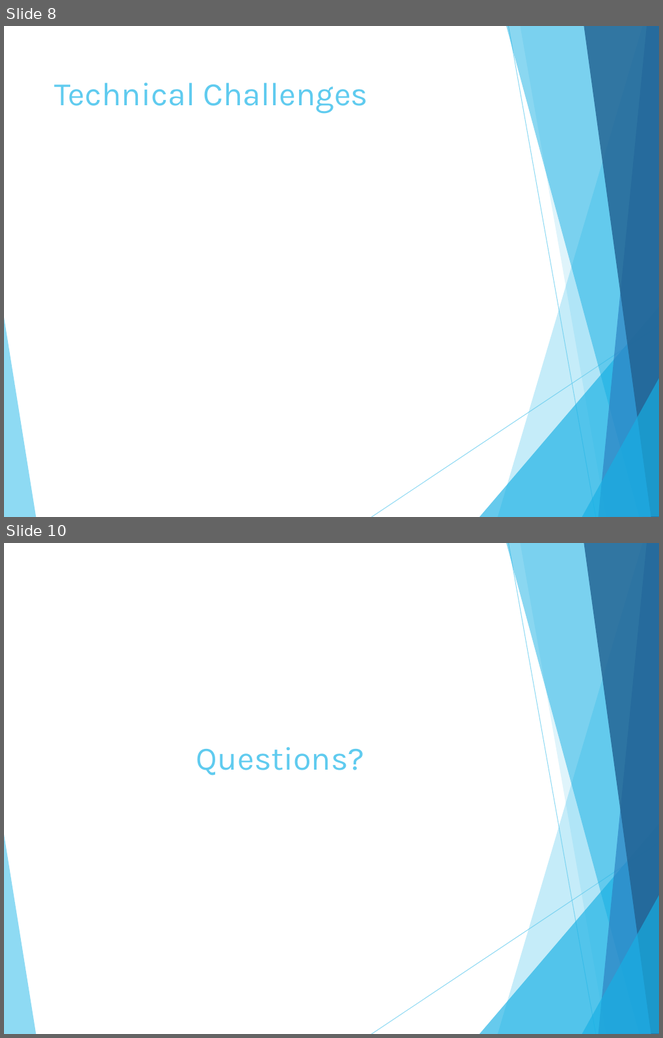
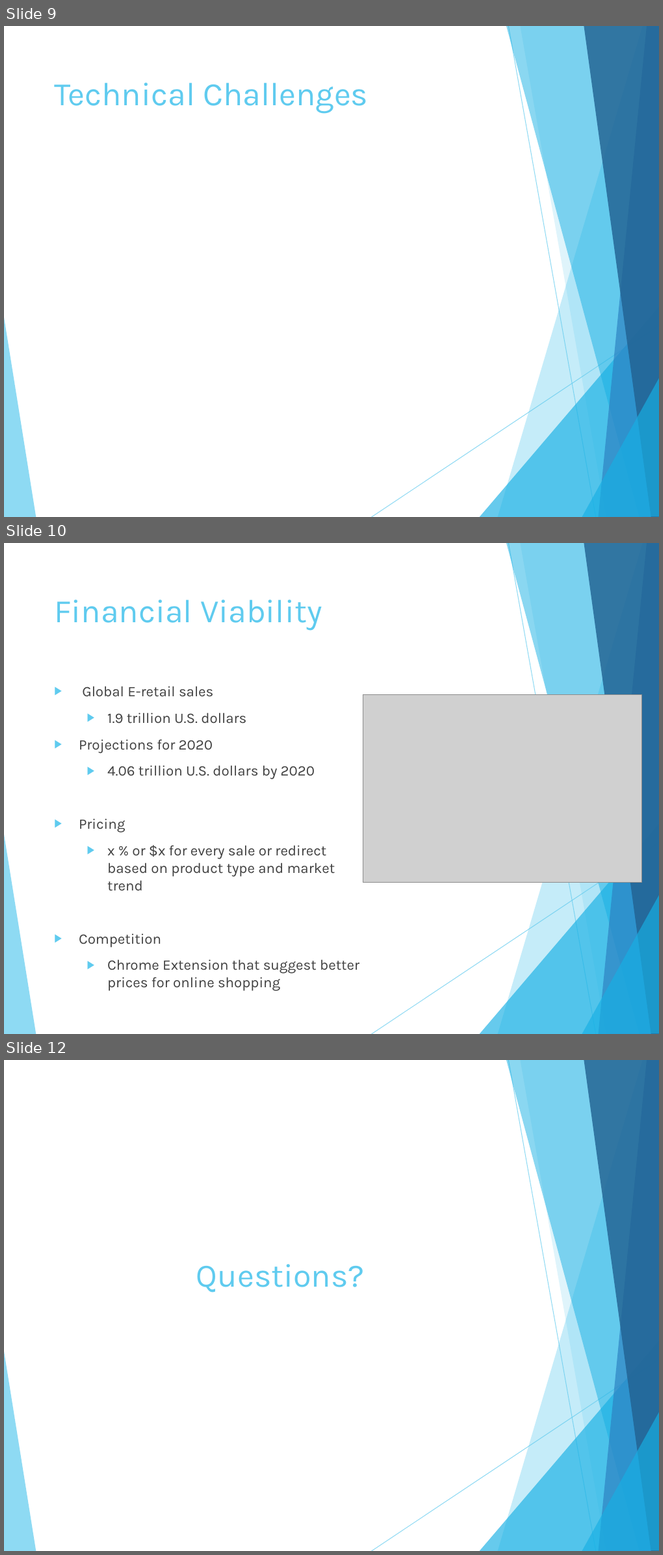
Before and after one commit to vigneshniyer/FinishLine-ShoppingBot, a slide deck: IBM_Finish_Line.pptx. Shown one above the other, each under a label of ours: slides 8 and 10 before the commit, slides 9, 10 and 12 after it; the slides between them are not shown. The pictures are 663x1038 and 663x1555 pixels, drawn with LibreOffice and Linux fonts; fonts in the diff are those of the drawing; grey boxes stand for pictures. Boxes give left, top, right and bottom in pixels: in the first picture for what was removed or moved away, otherwise in the second. Text is boxed around its words. In the diff, an @@ line names an element or a change of style, - is before the commit and + after.

```diff
--- a/IBM_Finish_Line.pptx
+++ b/IBM_Finish_Line.pptx
@@ slide 10 added at (4, 543, 659, 1034), background #FFFFFF; not listed: 10 template elements that a slide beside it also shows @@
@@ title added at (54, 600, 322, 631), 36 pt, text #5FCBEF @@
+Financial Viability
@@ text added at (79, 686, 360, 991), 16 pt, text #404040 @@
+▶ Global E-retail sales
+  ▶ 1.9 trillion U.S. dollars
+▶ Projections for 2020
+  ▶ 4.06 trillion U.S. dollars by 2020
+▶ Pricing
+  ▶ x % or $x for every sale or redirect based on product type and market trend
+▶ Competition
+  ▶ Chrome Extension that suggest better prices for online shopping
@@ picture added at (363, 695, 642, 882) @@
@@ what was slide 8 is now slide 9 @@
@@ what was slide 10 is now slide 12 @@
```
Also in this commit, not shown: 2 slides changed, 2 other slides added, 1 slide removed.
